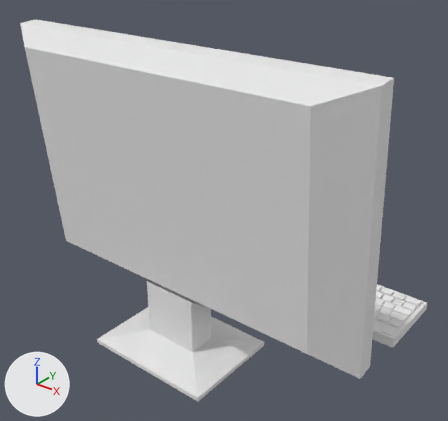
A saved change to the OBJ model computer/models/computer_monitor.obj.
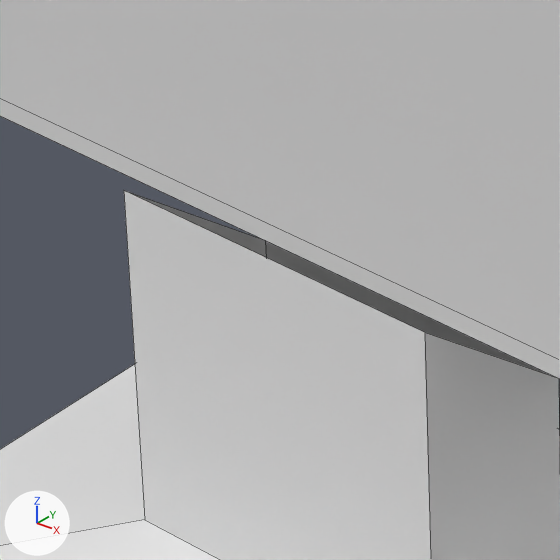
There are two pictures of each version: one whole from a camera (50 mm lens) standing at (0.827, -0.928, 0.411) and looking at (0.023, 0.077, -0.213), one close up on the part from 29% to 47% of the width and 60% to 80% of the height. Every picture has the same lights, and +X, +Y and +Z are marked at lower left. The close-ups show mesh edges as thin lines. Where no turn or scale is listed for an object, it has been applied to the vertices.

Script lines for the objects in view, before the commit:
```python
me_display_display_material = bpy.data.meshes.new('display_display_Material')
me_display_display_material.from_pydata(...)  # 64 vertices, 59 faces; spans x -0.416..0.453, y -0.197..0.038, z -0.5..0.186
me_display_display_material.materials.append(mat_material_002)  # white #e7e7e7
ob_display_display_material = bpy.data.objects.new('display_display_Material', me_display_display_material)
ob_display_display_material.location = (0.0, 0.0, 0.0)
```
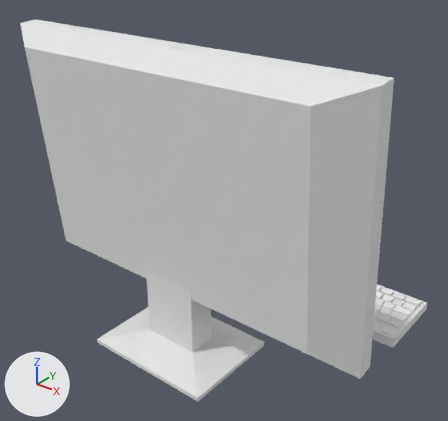
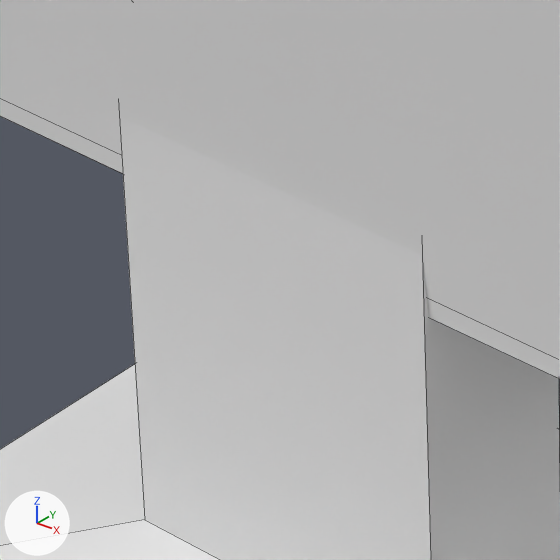
Commit message: Convert computer tower in mesh

Pixel boxes (x1, y1, x2, y2) of what changed, in the close-ups (560 x 560 px; the box of a moved part takes in the faces that stretch with it):
part 1 of me_display_display_material, moved or reshaped
    before: (124, 191, 560, 560)
    after: (119, 117, 560, 560)

Diff of the bpy script that builds the scene:
```diff
--- a/computer/models/computer_monitor.obj.py
+++ b/computer/models/computer_monitor.obj.py
@@ me_display_display_material @@
 me_display_display_material.from_pydata(...)  # 64 vertices, 59 faces; spans x -0.416..0.453, y -0.197..0.038, z -0.5..0.186
 # used by ob_display_display_material; location = (0.0, 0.0, 0.0)
-me_display_display_material.vertices[0].co = (0.084, -0.112, -0.338)  # pixel (424, 332)
-me_display_display_material.vertices[1].co = (-0.048, -0.112, -0.338)  # pixel (123, 190)
-me_display_display_material.vertices[4].co = (-0.048, -0.047, -0.39)  # pixel (265, 240)
-me_display_display_material.vertices[6].co = (0.084, -0.047, -0.39)  # pixel (558, 378)
+# me_display_display_material part 1
+me_display_display_material.vertices[0].co = (0.084, -0.112, -0.256)
+me_display_display_material.vertices[1].co = (-0.048, -0.112, -0.256)
+me_display_display_material.vertices[4].co = (-0.048, -0.047, -0.363)
+me_display_display_material.vertices[6].co = (0.084, -0.047, -0.363)
 me_display_display_material.materials.append(mat_material_002)
```
